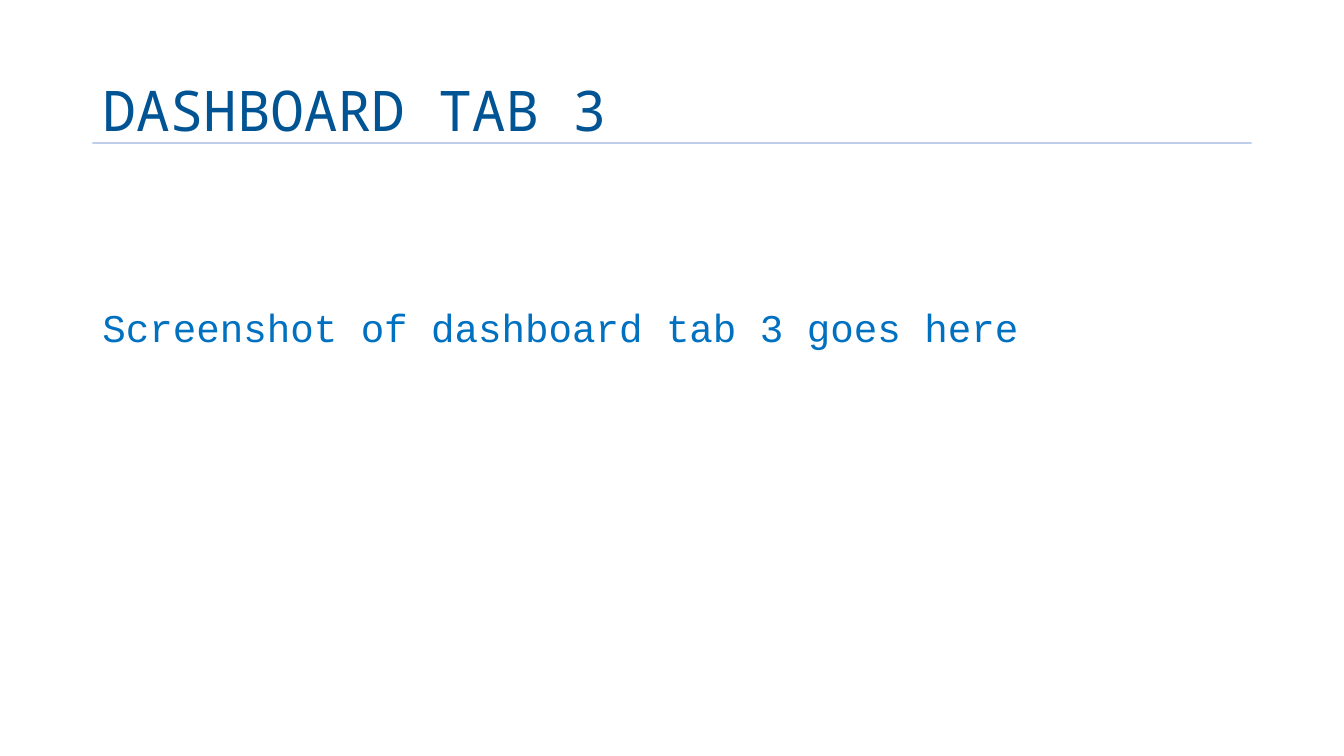
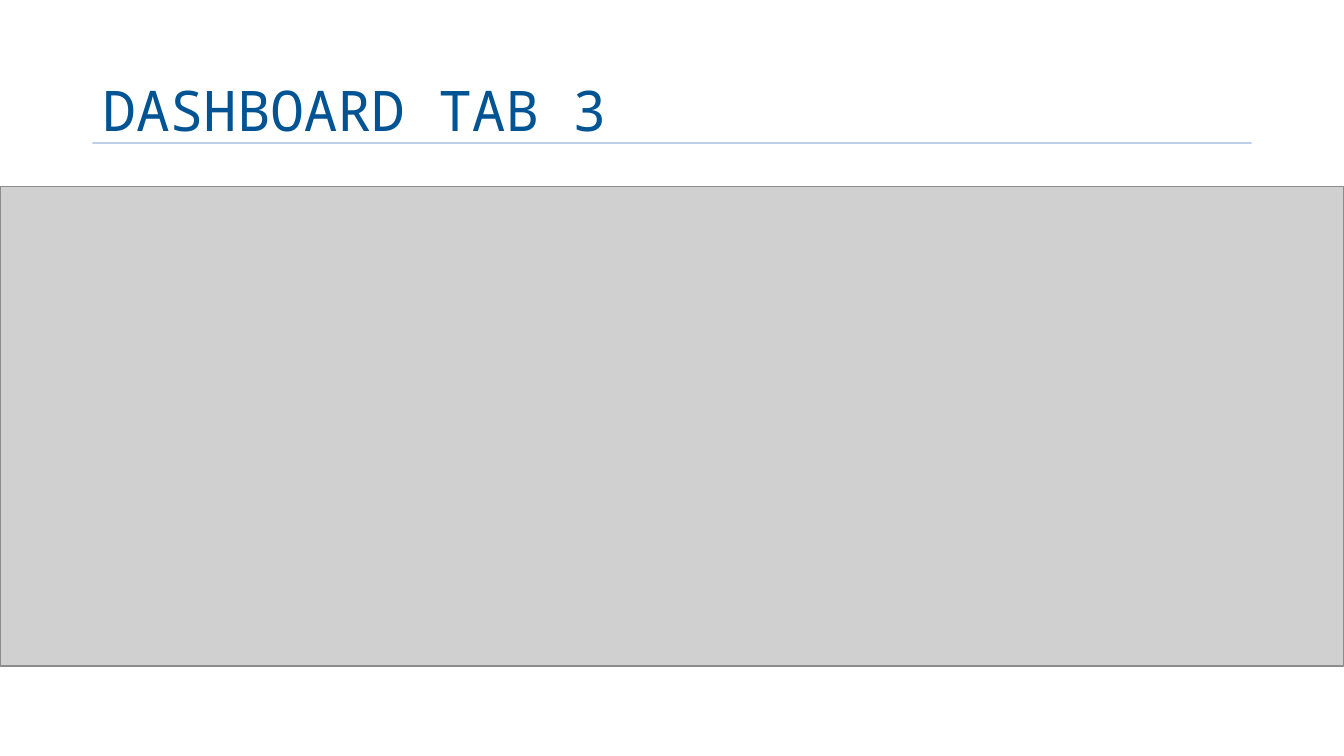
Before and after one commit to nguyenanhduc6479/capstone_project, a slide deck: slide 14 of week6/capstone-story-template.pptx. Drawn at 1344x756 pixels with LibreOffice and Linux fonts; fonts in the diff are those of the drawing; grey boxes stand for pictures; background and template pictures are left out. Boxes give left, top, right and bottom in pixels: in the first picture for what was removed or moved away, otherwise in the second. Text is boxed around its words. In the diff, an @@ line names an element or a change of style, - is before the commit and + after.

```diff
--- a/week6/capstone-story-template.pptx
+++ b/week6/capstone-story-template.pptx
@@ picture added at [0,187,1344,666] @@
@@ text removed at [102,314,1018,350] @@
-Screenshot of dashboard tab 3 goes here
```
Also in this commit, not shown: 19 other slides changed.
